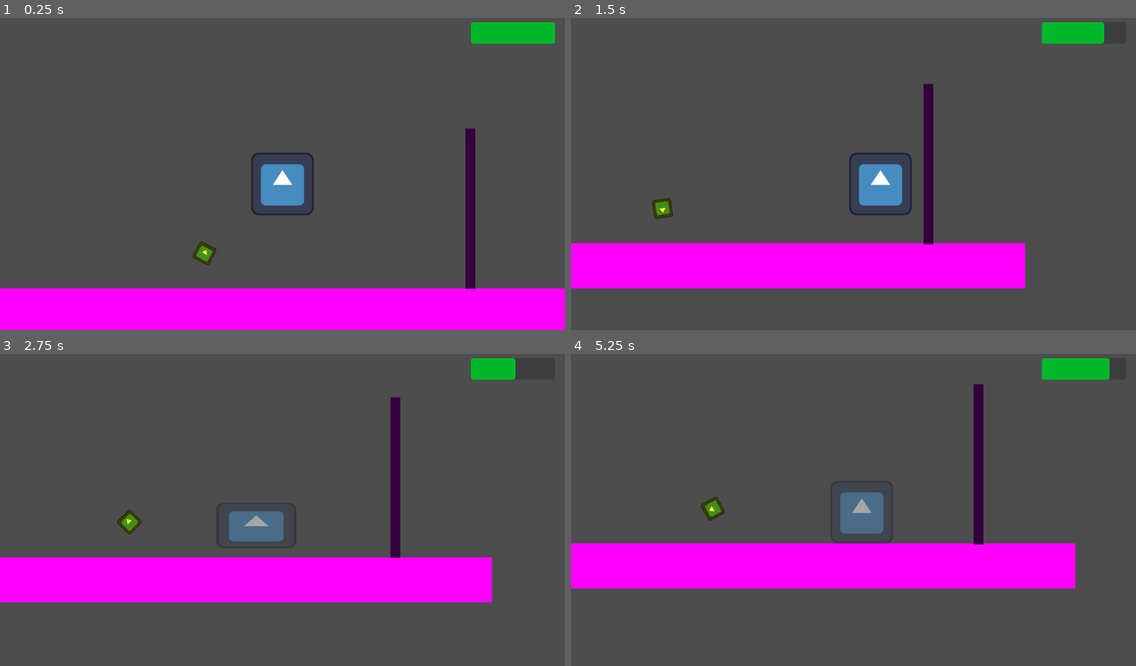
Above: before the commit, frames 1-4 (two rows, left to right).
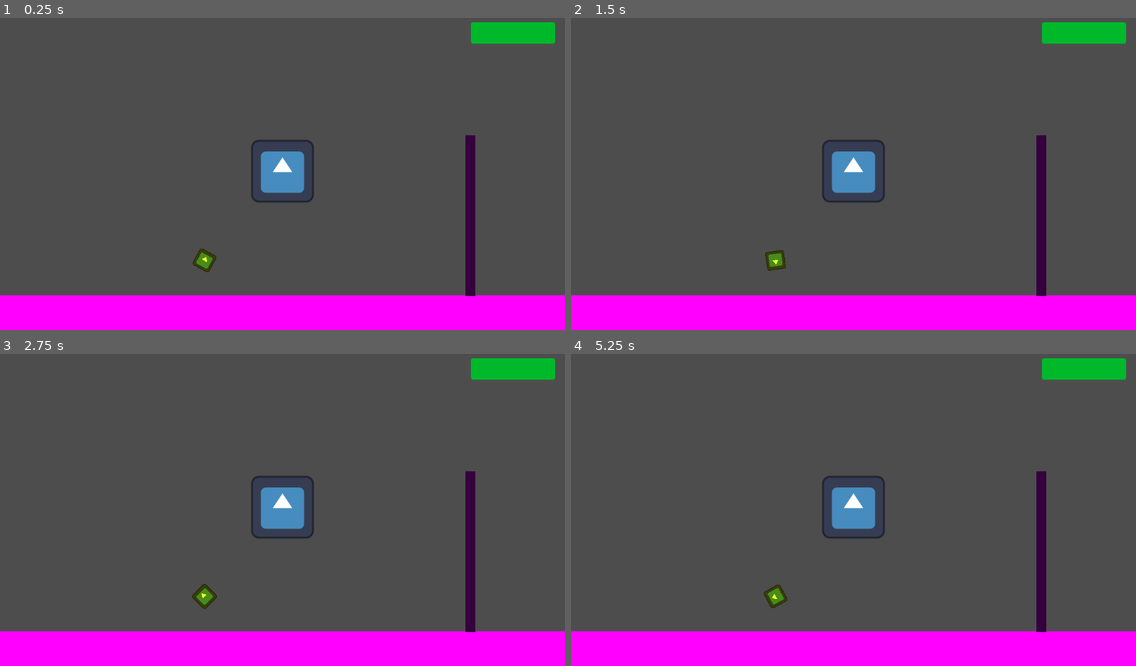
Above: after the commit, the same moments.

Repository: Vatsa889/glitched-platformer
Game: Godot game, scene res://level_1.tscn
The game is run twice, just before and just after one commit, with the same random seed, the same clock (stepped at 60 frames per second) and the same inputs. This scene is started directly instead of the project's main scene. The engine's default icon, where the game draws it, is replaced by a stand-in: a white triangle on a blue panel in a dark square.
Inputs:
- Up to frame 1 (0.25 s): no input
- Up to frame 2 (1.5 s): hold Shift (glitch) 0.53-1.28 s; hold D (move_right) from 0.53 s (still down); tap Space (jump) at 0.77, 0.8, 1.07, 1.35 s
- Up to frame 3 (2.75 s): tap Space (jump) at 1.52, 1.82, 2.3 s; tap Shift (glitch) at 1.55 s; release D (move_right) at 2.03 s; hold A (move_left) from 2.03 s (still down); hold Shift (glitch) from 2.03 s (still down)
- Up to frame 4 (5.25 s): release A (move_left) at 2.78 s; release Shift (glitch) at 2.78 s; hold D (move_right) 2.78-4.28 s; tap Shift (glitch) at 2.85, 4.35 s; tap Space (jump) at 3.02, 3.32, 3.6, 3.77, 4.07, 4.52, 4.82 s; hold A (move_left) 4.28-5.03 s; hold D (move_right) from 5.03 s (still down); hold Shift (glitch) from 5.03 s (still down)

The runs differ from the first frame. In frame 1, 3.6% of the frame differs, in the area x 0-100%, y 35-90%; in frame 2, 27%; in frame 3, 28%, in the area x 0-100%, y 1-100%; in frame 4, 28%.
Error after the commit: Invalid assignment of property or key 'emitting' with value of type 'bool' on a base object of type 'null instance'. (res://player.gd:90)

Commit message:
Update player.gd

Diff:
--- a/player.gd
+++ b/player.gd
@@ -1,10 +1,15 @@
 extends CharacterBody2D
+
+## glitch stuff
+signal glitch_toggled(is_active)
+var is_glitching_active = false
 
 ## player settings
 const SPEED = 300.0
 const JUMP_VELOCITY = -500.0
 const GRAVITY = 1200.0
-const WALL_SLIDE_SPEED = 200.0 # New! Max fall speed when hugging a wall
+const WALL_SLIDE_SPEED = 200.0 # max fall speed when hugging a wall
+
 
 ## glitch settings
 var glitch_battery = 100.0       # starts at 100% charge
@@ -17,7 +22,7 @@
 ## player nodes
 @onready var sprite = $Sprite2D
 @onready var battery_bar = $CanvasLayer/ProgressBar
-
+@onready var particles = $GlitchParticles
 func _physics_process(delta):
 	## movement input
 	# calculated so wall jumps can override it later
@@ -45,15 +50,30 @@
 		elif is_on_wall() and is_touching_safe_wall():
 			# wall jump
 			velocity.y = JUMP_VELOCITY # jump Up
-			# kick away from the wall (wall Normal points away from wall)
+			# kick away from the wall
 			velocity.x = get_wall_normal().x * SPEED
 			perform_squash_stretch(0.7, 1.3)
 
 	# glitch mechanic
-	if Input.is_action_pressed("glitch") and not is_overheated:
-		# active mode
-		set_collision_mask_value(3, false)
-		sprite.modulate.a = 0.5
+	var trying_to_glitch = Input.is_action_pressed("glitch") and not is_overheated
+	 # Check if the state actually CHANGED this frame
+	if trying_to_glitch != is_glitching_active:
+		is_glitching_active = trying_to_glitch
+		glitch_toggled.emit(is_glitching_active) #tells the gate to open
+
+		if is_glitching_active:
+			set_collision_mask_value(3, false)
+			sprite.modulate.a = 0.5
+		else:
+			set_collision_mask_value(3, true)
+			sprite.modulate.a = 1.0
+			particles.emitting = false
+
+		# particle Logic
+		if velocity.length() > 10.0:
+			particles.emitting = true
+		else:
+			particles.emitting = false
 
 		glitch_battery -= DRAIN_RATE * delta
 
@@ -67,6 +87,7 @@
 		# recharge mode
 		set_collision_mask_value(3, true)
 		sprite.modulate.a = 1.0
+		particles.emitting = false
 
 		if is_in_penalty:
 			glitch_battery += RECHARGE_SLOW * delta
@@ -80,22 +101,34 @@
 		if is_overheated and glitch_battery >= 100:
 			is_overheated = false
 
-	# updates UI
-	if battery_bar:
-		battery_bar.value = glitch_battery
-
 	# physics application
 	var was_on_floor = is_on_floor()
 	move_and_slide()
 	if not was_on_floor and is_on_floor():
 		perform_squash_stretch(1.3, 0.7)
 
+	# update the battery when it's about to be depleted
+	if battery_bar:
+		battery_bar.value = glitch_battery
+
+		var stylebox = battery_bar.get_theme_stylebox("fill")
+
+		if is_overheated:
+			# red: Unusable/recharging from 0
+			stylebox.bg_color = Color.RED
+		elif glitch_battery < 10.0:
+			# yellow: low Battery
+			stylebox.bg_color = Color.YELLOW
+		else:
+			# green: normal
+			stylebox.bg_color = Color(0.0, 0.73, 0.17)
+
 ## helper function
-# Checks if the wall we are touching is on Layer 2 (World)
+# checks if the wall we are touching is on layer 2 (World)
 func is_touching_safe_wall() -> bool:
 	for i in get_slide_collision_count():
 		var collision = get_slide_collision(i)
-		# If the collider is on Layer 2, it will be seen as safe
+		# if the collider is on Layer 2, it will be seen as safe
 		if collision.get_collider().get_collision_layer_value(2):
 			return true
 	return false
